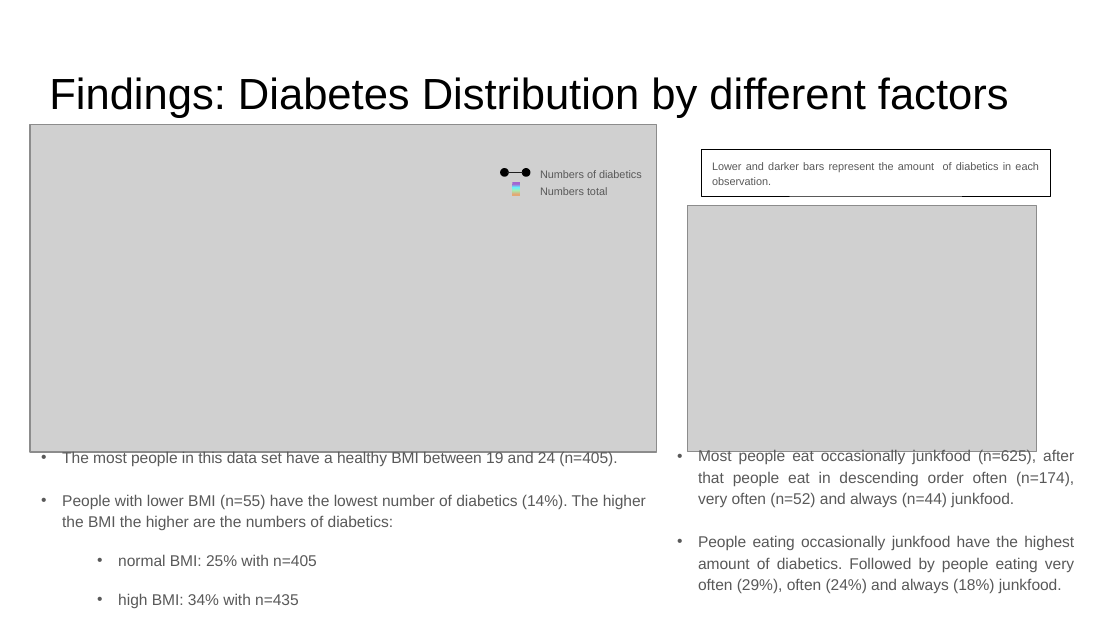
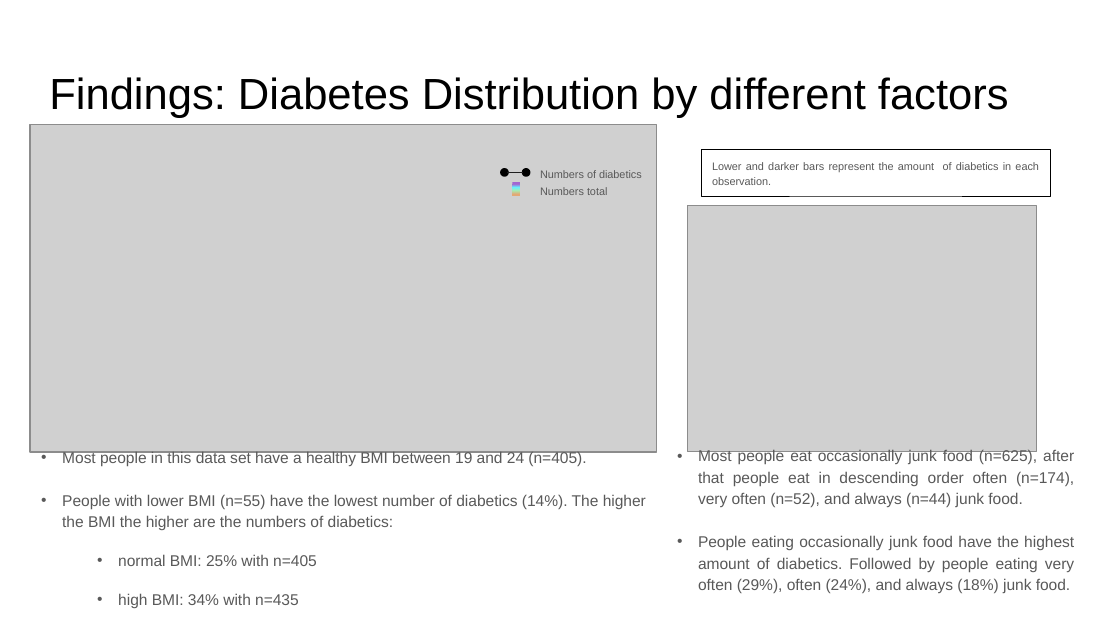
Before and after one commit to an-m-t/EDX-Final-Project-Week, a slide deck: slide 10 of Diabetes_Presentation.pptx. Drawn at 1120x630 pixels with LibreOffice and Linux fonts; fonts in the diff are those of the drawing; grey boxes stand for pictures. Boxes give left, top, right and bottom in pixels: in the first picture for what was removed or moved away, otherwise in the second. Text is boxed around its words. In the diff, an @@ line names an element or a change of style, - is before the commit and + after.

```diff
--- a/Diabetes_Presentation.pptx
+++ b/Diabetes_Presentation.pptx
@@ text at [698, 449, 1074, 593]: text changed @@
-• Most people eat occasionally junkfood (n=625), after that people eat in descending order often (n=174), very often (n=52) and always (n=44) junkfood.
-• People eating occasionally junkfood have the highest amount of diabetics. Followed by people eating very often (29%), often (24%) and always (18%) junkfood.
+• Most people eat occasionally junk food (n=625), after that people eat in descending order often (n=174), very often (n=52), and always (n=44) junk food.
+• People eating occasionally junk food have the highest amount of diabetics. Followed by people eating very often (29%), often (24%), and always (18%) junk food.
@@ text at [62, 451, 586, 466]: text changed @@
-• The most people in this data set have a healthy BMI between 19 and 24 (n=405).
+• Most people in this data set have a healthy BMI between 19 and 24 (n=405).
```
Also in this commit, not shown: 10 other slides changed.
